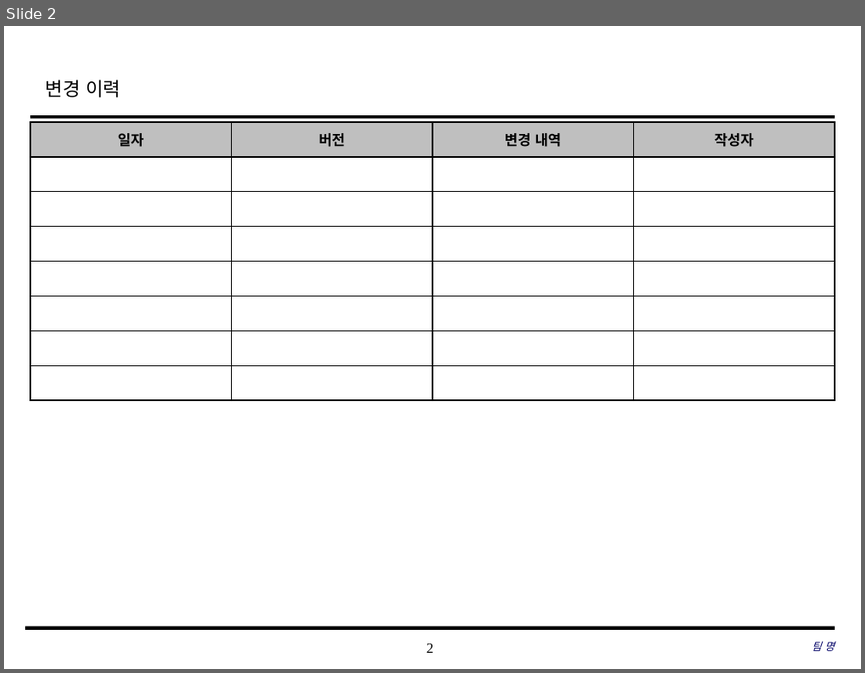
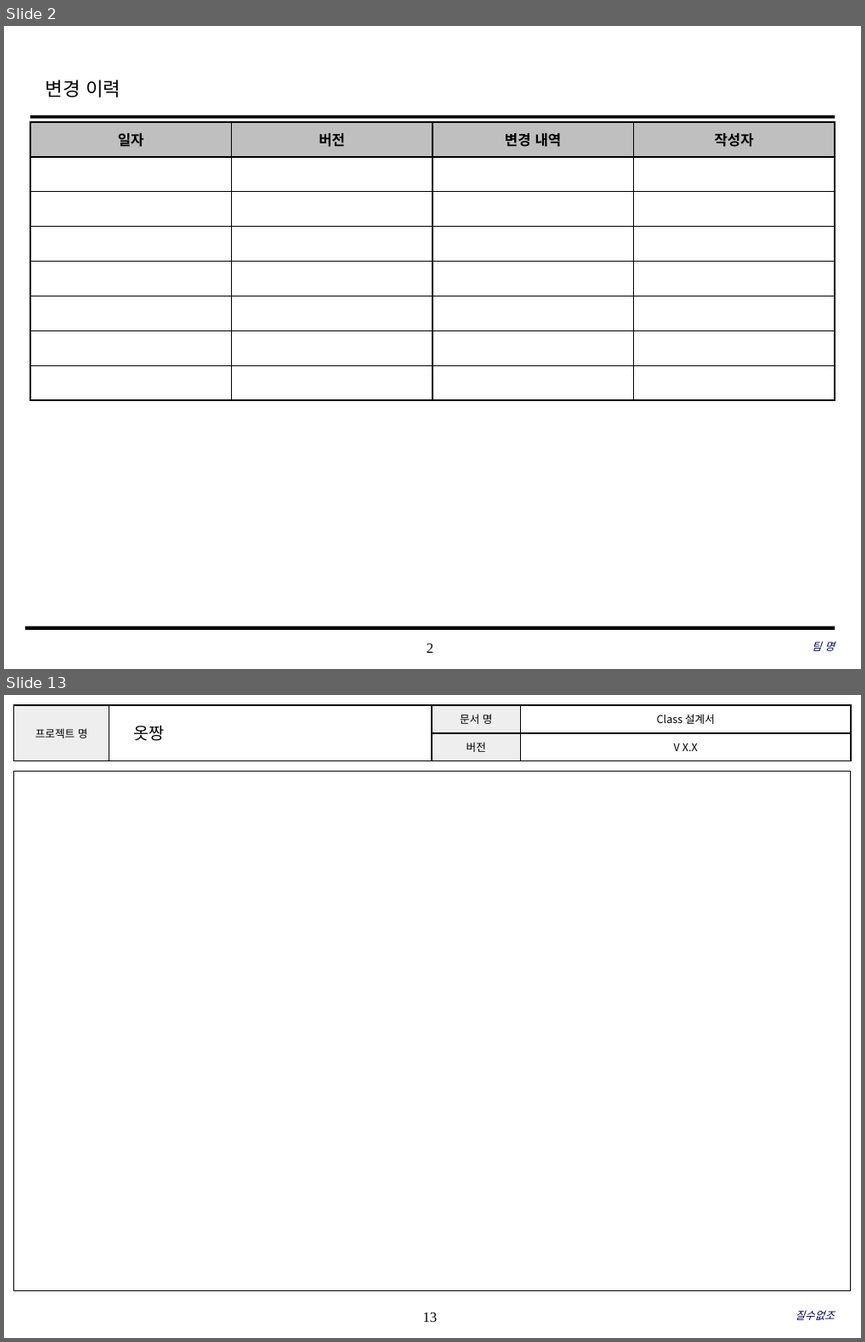
Before and after one commit to songsurl00/SoftwareEngineering2022, a slide deck: Class&SeqDiagram/ClassDesign.pptx. Shown one above the other, each under a label of ours: slide 2 before the commit, slides 2 and 13 after it; the slides between them are not shown. The pictures are 865x673 and 865x1342 pixels, drawn with LibreOffice and Linux fonts; fonts in the diff are those of the drawing; background and template pictures are left out. Boxes give left, top, right and bottom in pixels: in the first picture for what was removed or moved away, otherwise in the second. Text is boxed around its words. In the diff, an @@ line names an element or a change of style, - is before the commit and + after.

```diff
--- a/Class&SeqDiagram/ClassDesign.pptx
+++ b/Class&SeqDiagram/ClassDesign.pptx
@@ slide 13 added at box(4, 695, 861, 1338), background #FFFFFF; not listed: 1 template element that a slide beside it also shows @@
@@ table added at box(13, 705, 851, 761), 2 rows, 4 columns @@
+프로젝트 명 |  | 문서 명 | Class 설계서
+ |  | 버전 | V X.X
@@ text added at box(133, 725, 164, 741), 14 pt, text #000000 @@
+옷짱
@@ rectangle added at box(13, 771, 851, 1291), outline #000000 0.75 pt @@
@@ text added at box(794, 1310, 834, 1320), 9 pt, text #000066, italic @@
+질수없조
```
Also in this commit, not shown: 1 slide changed, 14 other slides added, 1 slide removed.
